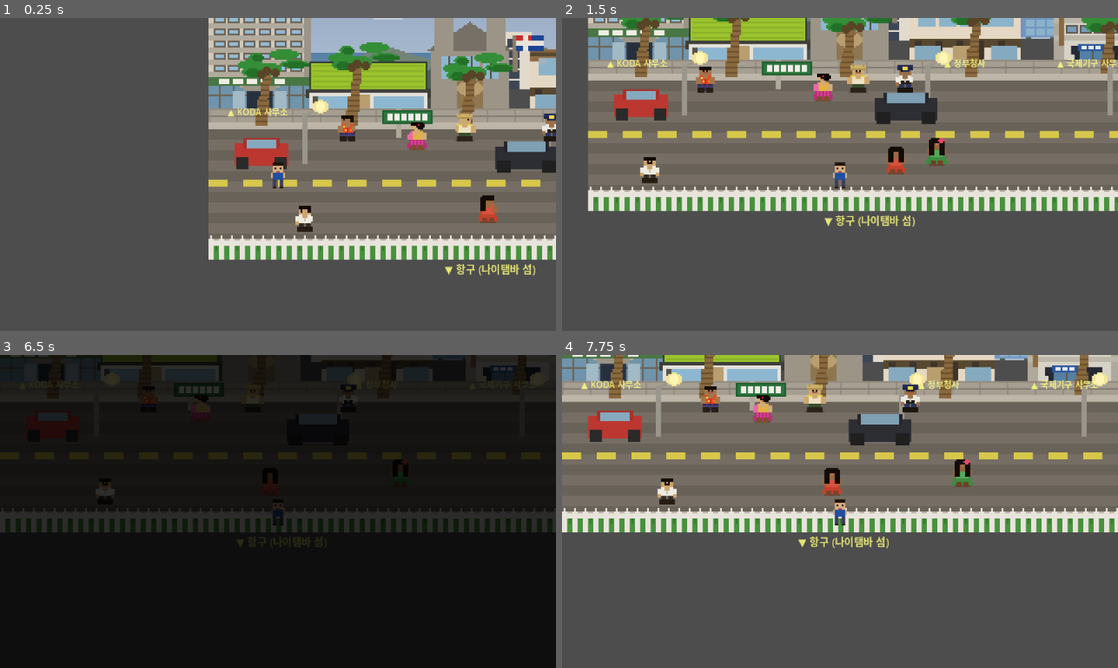
Above: before the commit, frames 1-4 (two rows, left to right).
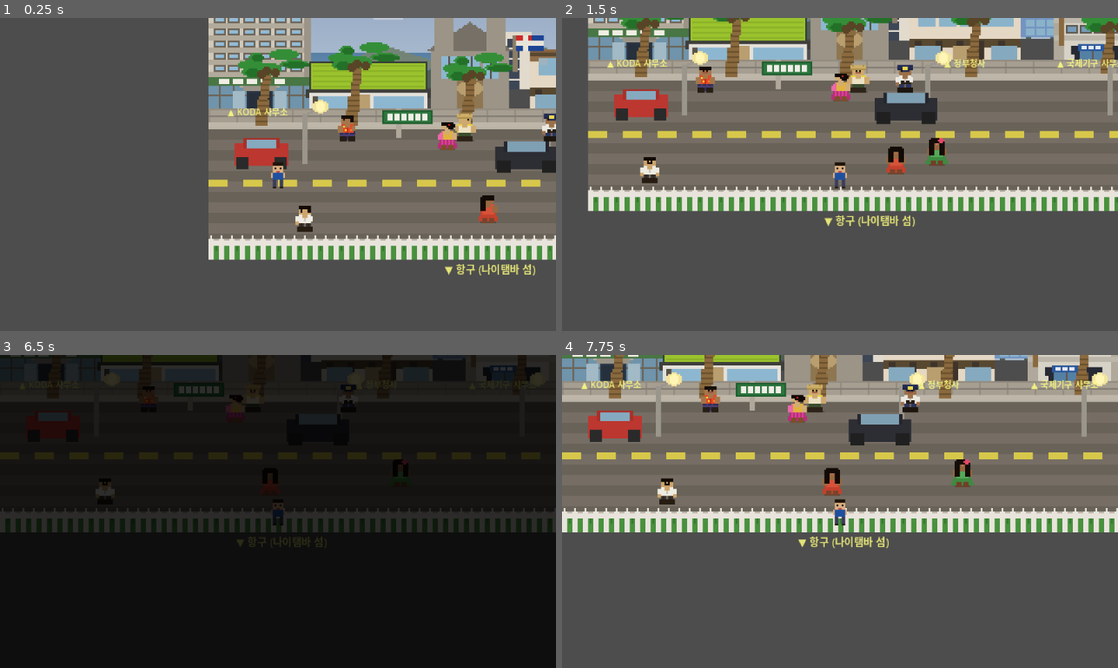
Above: after the commit, the same moments.

Repository: amnotyoung/idc-game
Game: Godot game, scene res://scenes/world/suva_street.tscn
The game is run twice, just before and just after one commit, with the same random seed, the same clock (stepped at 60 frames per second) and the same inputs. This scene is started directly instead of the project's main scene.
Inputs:
- Up to frame 1 (0.25 s): no input
- Up to frame 2 (1.5 s): tap Enter (ui_accept) at 0.5, 0.77 s; hold Right (ui_right) 0.53-1.28 s; tap Q at 0.6, 1.35 s; hold Down (ui_down) from 1.28 s (still down)
- Up to frame 3 (6.5 s): tap Enter (ui_accept) at 1.52, 3.02, 4.25, 4.52, 5, 5.27, 5.75 s; release Down (ui_down) at 2.03 s; hold Right (ui_right) 2.03-2.78 s; tap Q at 2.1, 2.85, 4.35, 5.1, 5.85 s; hold Up (ui_up) 2.78-3.5 s; click "이전(q)" at 3.5 s; hold Left (ui_left) 4.28-5.78 s; hold Down (ui_down) from 5.78 s (still down)
- Up to frame 4 (7.75 s): release Down (ui_down) at 6.53 s; hold Right (ui_right) 6.53-7.28 s; tap Q at 6.6, 7.35 s; tap Enter (ui_accept) at 6.77, 7.25, 7.52 s; hold Up (ui_up) from 7.28 s (still down)

The runs differ from the first frame. In frame 1, 0.5% of the frame differs, in the area x 73-83%, y 33-43%; in frame 2, 0.5%; in frame 3, 0.1%; in frame 4, 0.5%, in the area x 34-45%, y 12-22%.

Commit message:
auto: update suva_street.tscn
Co-Authored-By: Claude Opus 4.6 (1M context) <noreply@anthropic.com>

Diff:
--- a/scenes/world/suva_street.tscn
+++ b/scenes/world/suva_street.tscn
@@ -248,9 +248,9 @@
 [node name="CollisionShape2D" type="CollisionShape2D" parent="StreetNPCs/BulaWoman2"]
 shape = SubResource("npc_col")
 
-; NPC 6 — Indo-Fijian 여성 (사리, 핑크) — Jack's 쪽
+; NPC 6 — Indo-Fijian 여성 (사리, 핑크) — Damodar City 쪽
 [node name="HindiWoman" type="CharacterBody2D" parent="StreetNPCs"]
-position = Vector2(115, 88)
+position = Vector2(135, 88)
 script = ExtResource("7")
 dialogue_id = "hindi_woman_1"
 walk_range = 20.0
